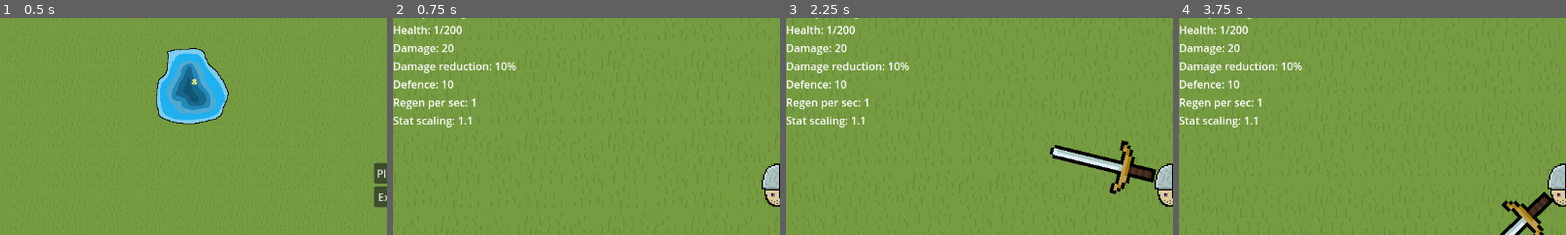
Above: before the commit, frames 1-4 (left to right).
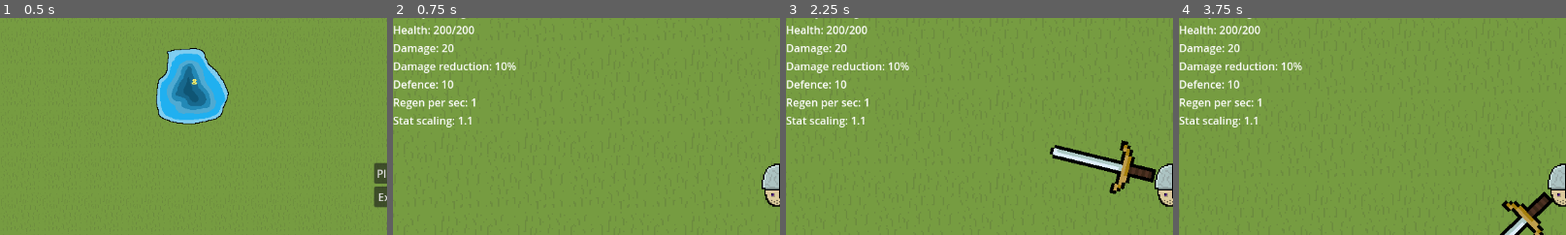
Above: after the commit, the same moments.

Repository: Likvik89/Built-to-scale
Game: Godot game, scene res://Scenes/level.tscn
Same seed, same stepped clock (60 frames per second), same inputs: the game is played once before the commit and once after it.
Inputs (mouse positions are % of the whole screen's width and height, from its top left):
- Up to frame 1 (0.5 s): no input
- Up to frame 2 (0.75 s): click "Play" at 0.5 s
- Up to frame 3 (2.25 s): tap Enter at 1.25 s; move the mouse to (72, 45) at 1.27 s; hold D (move_right) 1.28-2.03 s; tap Space (move_dash) at 1.35 s; move the mouse to (30, 55) at 2.02 s; hold S (move_down) from 2.03 s (still down); click (30, 55) at 2.1 s
- Up to frame 4 (3.75 s): move the mouse to (60, 28) at 2.77 s; release S (move_down) at 2.78 s; hold D (move_right) 2.78-3.53 s; tap Space (move_dash) at 2.85 s; move the mouse to (45, 70) at 3.52 s; hold W (move_up) from 3.53 s (still down); click (45, 70) at 3.6 s
The pictures show only the part of the screen within x 0-50%, y 12-61%; the shares and areas given below are measured in that part.

Frame 1 is identical in both runs. In frame 2, 0.3% of the frame differs, in the area x 10-22%, y 3-8%; in frame 3, 0.3%; in frame 4, 0.3%.

Commit message:
the damge is reducing
correctly

Diff:
--- a/Scripts/UI.gd
+++ b/Scripts/UI.gd
@@ -8,7 +8,7 @@
 	$Info/Enemy_scaling.text = str("Enemy scaling: ",GlobalInfo.enemy_current_scaling)
 	$Info/Health.text = str("Health: ", GlobalInfo.health,"/",GlobalInfo.maxhealth)
 	$Info/Damage.text = str("Damage: ",GlobalInfo.damage)
-	$Info/Damage_reduction.text = str("Damage reduction: ", (1-GlobalInfo.damage_reduction)*100,"%")
+	$Info/Damage_reduction.text = str("Damage reduction: ", (GlobalInfo.damage_reduction)*100,"%")
 	$Info/Defence.text = str("Defence: ", GlobalInfo.defence)
 	$Info/Regen.text = str("Regen per sec: ", GlobalInfo.regen)
 	$Info/Scaling.text = str("Stat scaling: ", GlobalInfo.scaling)
--- a/Scripts/global_info.gd
+++ b/Scripts/global_info.gd
@@ -16,7 +16,7 @@
 var health = 200
 var maxhealth = 200
 var damage = 20
-var damage_reduction = 0.9
+var damage_reduction = 0.1
 var defence = 10
 var regen = 1
 var scaling = 1.1
--- a/Scripts/player.gd
+++ b/Scripts/player.gd
@@ -1,6 +1,6 @@
 extends RigidBody2D
 
-var health = 1
+var health = 200
 var maxhealth = 200
 var damage = 20
 var damage_reduction = 0.9
@@ -61,7 +61,7 @@
 
 		regen_timer += delta
 		if health < maxhealth and regen_timer >= 1:
-			#health += regen
+			health += regen
 			regen_timer = 0
 	maxhealth = GlobalInfo.maxhealth
 	damage = GlobalInfo.damage
@@ -147,7 +147,7 @@
 func takedamage(damage):
 	if not invincible:
 		if damage*damage_reduction-defence > 1:
-			health -= damage*damage_reduction-defence
+			health -= damage*(1-damage_reduction)-defence
 		else:
 			health -= 1
 		invincible = true
